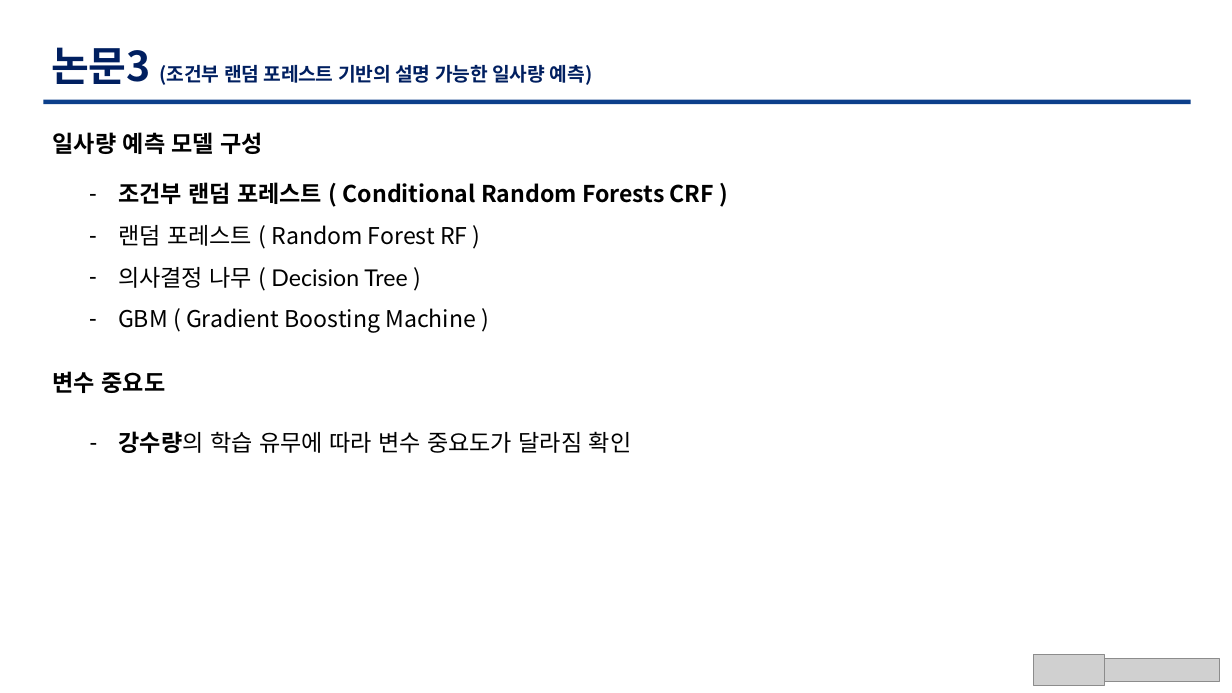
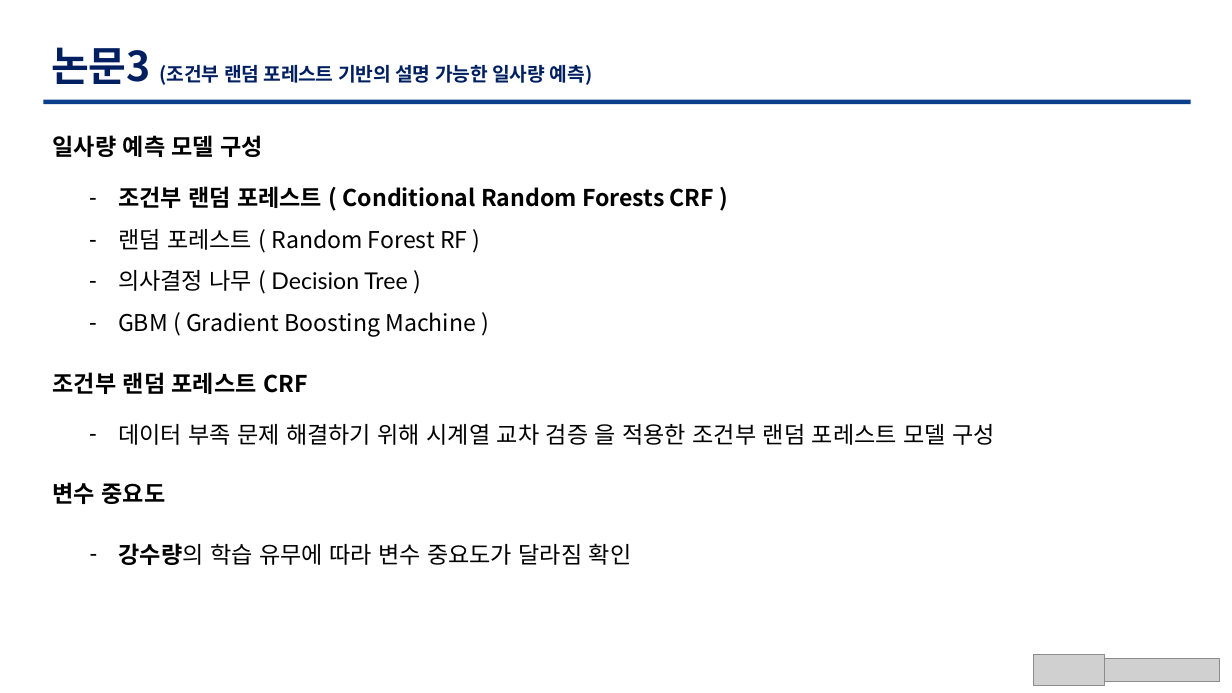
Before and after one commit to TaegyuHan/Solar_radiation_prediction_model, a slide deck: slide 10 of KICS_PT/[KICS] 동향 poster.pptx. Drawn at 1232x693 pixels with LibreOffice and Linux fonts; fonts in the diff are those of the drawing; grey boxes stand for pictures. Boxes give left, top, right and bottom in pixels: in the first picture for what was removed or moved away, otherwise in the second. Text is boxed around its words. In the diff, an @@ line names an element or a change of style, - is before the commit and + after.

```diff
--- a/KICS_PT/[KICS] 동향 poster.pptx
+++ b/KICS_PT/[KICS] 동향 poster.pptx
@@ text "조건부 랜덤 포레스트 ( Conditional ...": place and size @@
-text "조건부 랜덤 포레스트 ( Conditional ..." at [118, 182, 714, 333]
+text "조건부 랜덤 포레스트 ( Conditional ..." at [118, 186, 714, 337]
@@ text added at [53, 372, 307, 394], 18 pt, text #000000, bold @@
+조건부 랜덤 포레스트 CRF
@@ text added at [118, 424, 995, 445], 18 pt, text #000000 @@
+– 데이터 부족 문제 해결하기 위해 시계열 교차 검증 을 적용한 조건부 랜덤 포레스트 모델 구성
@@ text "변수 중요도": place and size @@
-text "변수 중요도" at [53, 371, 166, 393]
+text "변수 중요도" at [53, 482, 166, 504]
@@ text "강수량의 학습 유무에 따라 변수 ...": place and size @@
-text "강수량의 학습 유무에 따라 변수 ..." at [119, 431, 632, 453]
+text "강수량의 학습 유무에 따라 변수 ..." at [119, 543, 632, 565]
```
Also in this commit, not shown: 6 other slides changed, 3 slides added, 5 other files.
